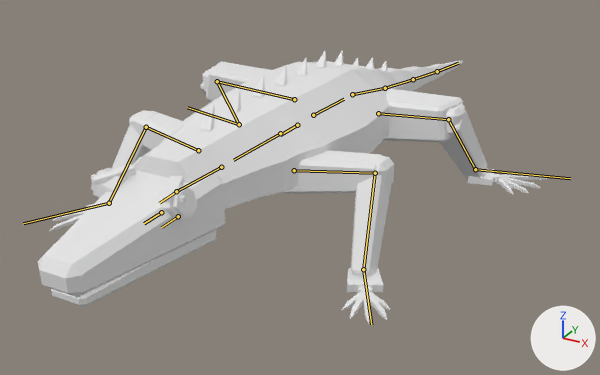
Renders of the glTF model demos/sand-lizard-preview/lizard.glb from each side of a commit.
Camera for both pictures: a camera (50 mm lens) standing at (0.224, -0.405, 0.209) and looking at (-0.011, 0.022, -0.005). The lights are fixed; the arrows at lower right show +X, +Y and +Z. The picture after the commit comes second. The bones that change, and the others that lie on the model, are drawn over the model as lines.

Objects in the first picture: 'SandLizard_Mesh'.
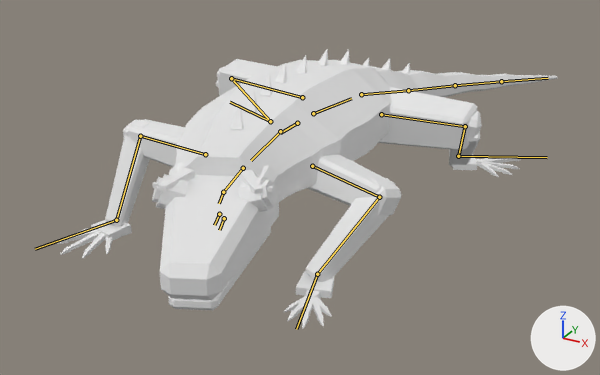
The newer file adds an action. The first version stands in its rest pose; the second is drawn at frame 7 of the action 'TurnLeft'.

Location of each change, [x1, y1, x2, y2] in pixels of the pictures (600 x 375 px):
'SandLizard_Mesh', posed
    before: [38, 51, 547, 324]
    after: [57, 49, 558, 329]
bone 'Chest', root to tip
    before: (280, 133) to (233, 160)
    after: (280, 131) to (251, 160)
bone 'Neck', root to tip
    before: (221, 167) to (176, 191)
    after: (243, 168) to (223, 192)
bone 'Head', root to tip
    before: (176, 191) to (159, 203)
    after: (223, 192) to (219, 203)
bone 'UpperArm_L', root to tip
    before: (294, 170) to (375, 173)
    after: (312, 166) to (379, 197)
bone 'Forearm_L', root to tip
    before: (375, 173) to (363, 269)
    after: (379, 197) to (317, 274)
bone 'Hand_L', root to tip
    before: (363, 269) to (371, 324)
    after: (317, 274) to (296, 329)
bone 'Forearm_R', root to tip
    before: (146, 127) to (109, 203)
    after: (140, 136) to (116, 220)
bone 'Hand_R', root to tip
    before: (109, 203) to (23, 223)
    after: (116, 220) to (35, 249)
bone 'Hips', root to tip
    before: (313, 115) to (344, 99)
    after: (313, 113) to (351, 98)
bone 'Tail1', root to tip
    before: (352, 94) to (385, 88)
    after: (361, 94) to (408, 90)
bone 'Tail2', root to tip
    before: (385, 88) to (413, 79)
    after: (408, 90) to (455, 85)
bone 'Tail3', root to tip
    before: (413, 79) to (437, 71)
    after: (455, 85) to (501, 81)
bone 'Tail4', root to tip
    before: (437, 71) to (458, 63)
    after: (501, 81) to (548, 78)
bone 'Thigh_L', root to tip
    before: (378, 113) to (448, 119)
    after: (381, 114) to (465, 126)
bone 'Shin_L', root to tip
    before: (448, 119) to (475, 169)
    after: (465, 126) to (458, 156)
bone 'Foot_L', root to tip
    before: (475, 169) to (570, 178)
    after: (458, 156) to (547, 157)
bone 'Thigh_R', root to tip
    before: (294, 99) to (217, 81)
    after: (302, 97) to (231, 78)
bone 'Shin_R', root to tip
    before: (217, 81) to (239, 124)
    after: (231, 78) to (270, 121)
bone 'Foot_R', root to tip
    before: (239, 124) to (187, 107)
    after: (270, 121) to (230, 102)

What the commit changed:
Bone 'Chest' (bone_chest) turns from (0, 0, 0) to (0, 0, -12) degrees about its own x, y and z.
Bone 'Neck' (bone_neck) turns from (0, 0, 0) to (-3, 0, -7) degrees about its own x, y and z.
Bone 'Head' (bone_head) turns from (0, 0, 0) to (0, 0, -6) degrees about its own x, y and z.
Bone 'UpperArm_L' (bone_upperarm_l) turns from (0, 0, 0) to (-10, -14, -33) degrees about its own x, y and z.
Bone 'Forearm_L' (bone_forearm_l) turns from (0, 0, 0) to (-2, 0, 5) degrees about its own x, y and z.
Bone 'Hand_L' (bone_hand_l) turns from (0, 0, 0) to (-2, 20, 14) degrees about its own x, y and z.
Bone 'Forearm_R' (bone_forearm_r) turns from (0, 0, 0) to (-2, 0, -4) degrees about its own x, y and z.
Bone 'Hand_R' (bone_hand_r) turns from (0, 0, 0) to (2, -4, -3) degrees about its own x, y and z.
Bone 'Hips' (bone_hips) turns from (0, 0, 0) to (0, 0, -7) degrees about its own x, y and z.
Bone 'Tail1' (bone_tail1) turns from (0, 0, 0) to (0, 1, -5) degrees about its own x, y and z.
Bone 'Tail2' (bone_tail2) turns from (0, 0, 0) to (0, 1, -6) degrees about its own x, y and z.
Bone 'Tail3' (bone_tail3) turns from (0, 0, 0) to (0, 1, -5) degrees about its own x, y and z.
Bone 'Tail4' (bone_tail4) turns from (0, 0, 0) to (0, 1, -5) degrees about its own x, y and z.
Bone 'Thigh_L' (bone_thigh_l) turns from (0, 0, 0) to (-14, 12, 20) degrees about its own x, y and z.
Bone 'Shin_L' (bone_shin_l) turns from (0, 0, 0) to (0, 0, 5) degrees about its own x, y and z.
Bone 'Foot_L' (bone_foot_l) turns from (0, 0, 0) to (9, -11, -11) degrees about its own x, y and z.
Bone 'Thigh_R' (bone_thigh_r) turns from (0, 0, 0) to (-3, -3, -4) degrees about its own x, y and z.
Bone 'Shin_R' (bone_shin_r) turns from (0, 0, 0) to (0, 0, -5) degrees about its own x, y and z.
Bone 'Foot_R' (bone_foot_r) turns from (0, 0, 0) to (5, 4, 4) degrees about its own x, y and z.
